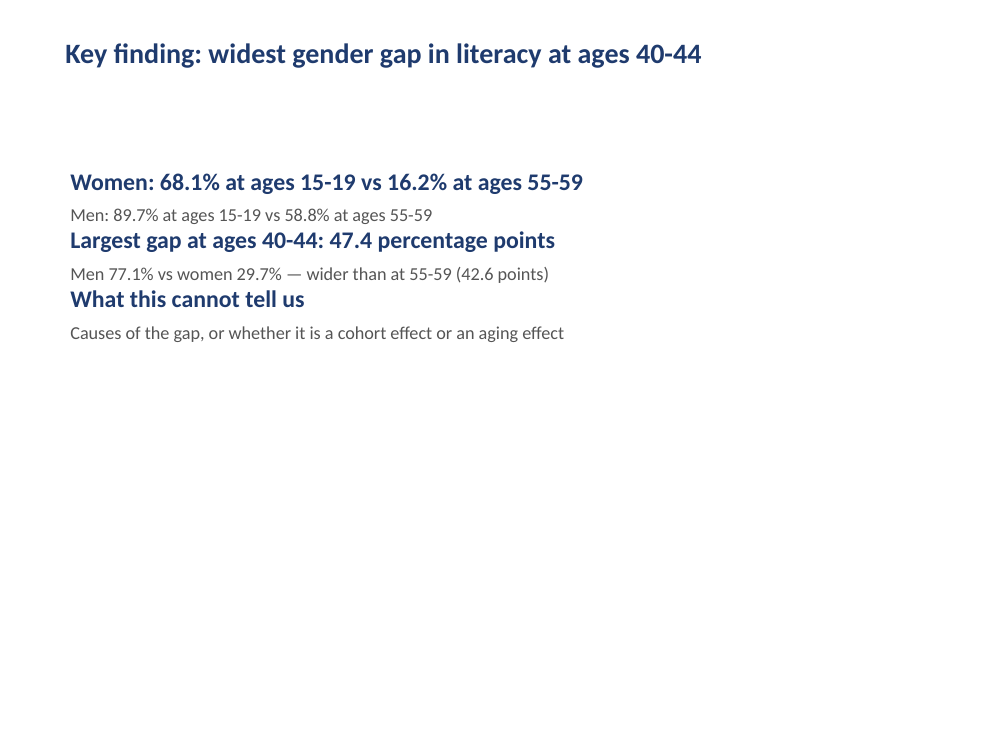
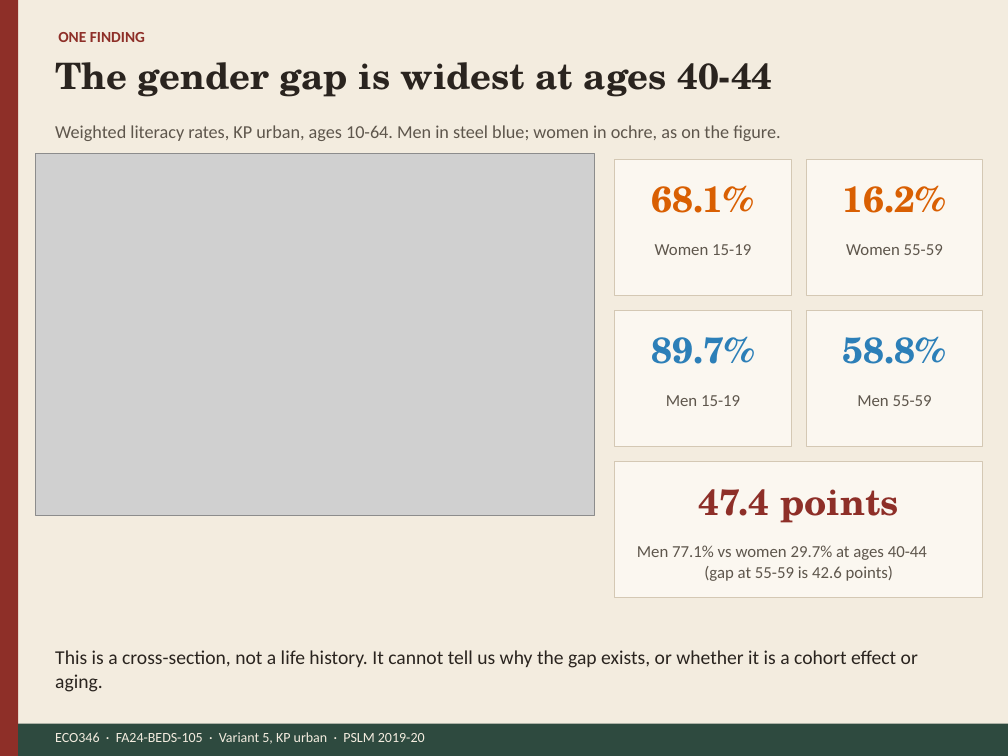
Before and after one commit to abuzark8022/ECO346-A1-FA24-BEDS-105, a slide deck: slide 3 of slides/FA24-BEDS-105.pptx. Drawn at 1008x756 pixels with LibreOffice and Linux fonts; fonts in the diff are those of the drawing; grey boxes stand for pictures. Boxes give left, top, right and bottom in pixels: in the first picture for what was removed or moved away, otherwise in the second. Text is boxed around its words. In the diff, an @@ line names an element or a change of style, - is before the commit and + after.

```diff
--- a/slides/FA24-BEDS-105.pptx
+++ b/slides/FA24-BEDS-105.pptx
@@ background #FFFFFF to #F3ECDF @@
@@ rectangle added at <box>0,0,18,756</box>, fill #8E2F28 @@
@@ text added at <box>58,32,145,42</box>, 11 pt, text #8E2F28, bold @@
+ONE FINDING
@@ text at <box>55,62,773,97</box>: text changed; size 20 to 26 pt; font Calibri to TeX Gyre Schola; text colour #1F3B6E to #2A241F @@
-Key finding: widest gender gap in literacy at ages 40-44
+The gender gap is widest at ages 40-44
@@ text added at <box>55,125,780,141</box>, 13 pt, text #5E564C @@
+Weighted literacy rates, KP urban, ages 10-64. Men in steel blue; women in ochre, as on the figure.
@@ picture added at <box>35,153,595,515</box> @@
@@ text removed at <box>70,173,583,342</box> @@
-Women: 68.1% at ages 15-19 vs 16.2% at ages 55-59
-Men: 89.7% at ages 15-19 vs 58.8% at ages 55-59
-Largest gap at ages 40-44: 47.4 percentage points
-Men 77.1% vs women 29.7% — wider than at 55-59 (42.6 points)
-What this cannot tell us
-Causes of the gap, or whether it is a cohort effect or an aging effect
@@ rectangle added at <box>615,159,791,295</box>, fill #FBF7F0, outline #D4C8B4 0.75 pt @@
@@ rectangle added at <box>806,159,983,295</box>, fill #FBF7F0, outline #D4C8B4 0.75 pt @@
@@ text added at <box>652,185,754,213</box>, 26 pt, text #D95F02, bold @@
+68.1%
@@ text added at <box>843,185,946,213</box>, 26 pt, text #D95F02, bold @@
+16.2%
@@ text added at <box>655,244,751,255</box>, 12 pt, text #5E564C @@
+Women 15-19
@@ text added at <box>846,244,943,255</box>, 12 pt, text #5E564C @@
+Women 55-59
@@ rectangle added at <box>615,310,791,447</box>, fill #FBF7F0, outline #D4C8B4 0.75 pt @@
@@ rectangle added at <box>806,310,983,447</box>, fill #FBF7F0, outline #D4C8B4 0.75 pt @@
@@ text added at <box>651,336,754,364</box>, 26 pt, text #2C7FB8, bold @@
+89.7%
@@ text added at <box>843,336,946,364</box>, 26 pt, text #2C7FB8, bold @@
+58.8%
@@ text added at <box>666,395,740,406</box>, 12 pt, text #5E564C @@
+Men 15-19
@@ text added at <box>857,395,932,406</box>, 12 pt, text #5E564C @@
+Men 55-59
@@ rectangle added at <box>615,462,983,598</box>, fill #FBF7F0, outline #D4C8B4 0.75 pt @@
@@ text added at <box>699,489,899,523</box>, 26 pt, text #8E2F28, bold @@
+47.4 points
@@ text added at <box>637,545,927,581</box>, 12 pt, text #5E564C @@
+Men 77.1% vs women 29.7% at ages 40-44
+(gap at 55-59 is 42.6 points)
@@ text added at <box>55,650,918,692</box>, 14 pt, text #2A241F @@
+This is a cross-section, not a life history. It cannot tell us why the gap exists, or whether it is a cohort effect or aging.
@@ rectangle added at <box>18,724,1008,756</box>, fill #2E4A3F @@
@@ text added at <box>55,732,425,744</box>, 10 pt, text #F3ECDF @@
+ECO346 · FA24-BEDS-105 · Variant 5, KP urban · PSLM 2019-20
```
Also in this commit, not shown: 1 other slide changed, 1 slide added, 1 slide removed, 1 other file.
